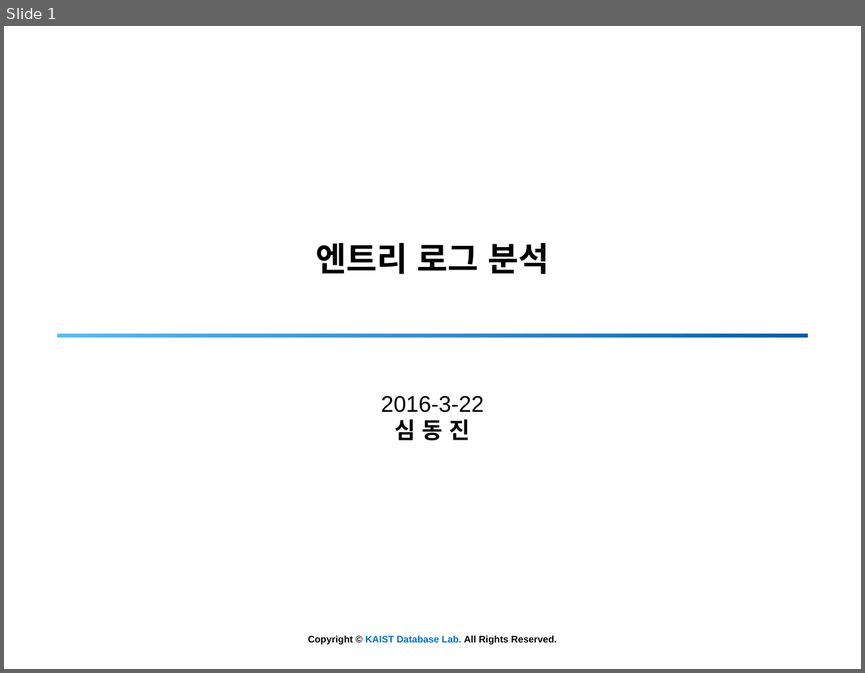
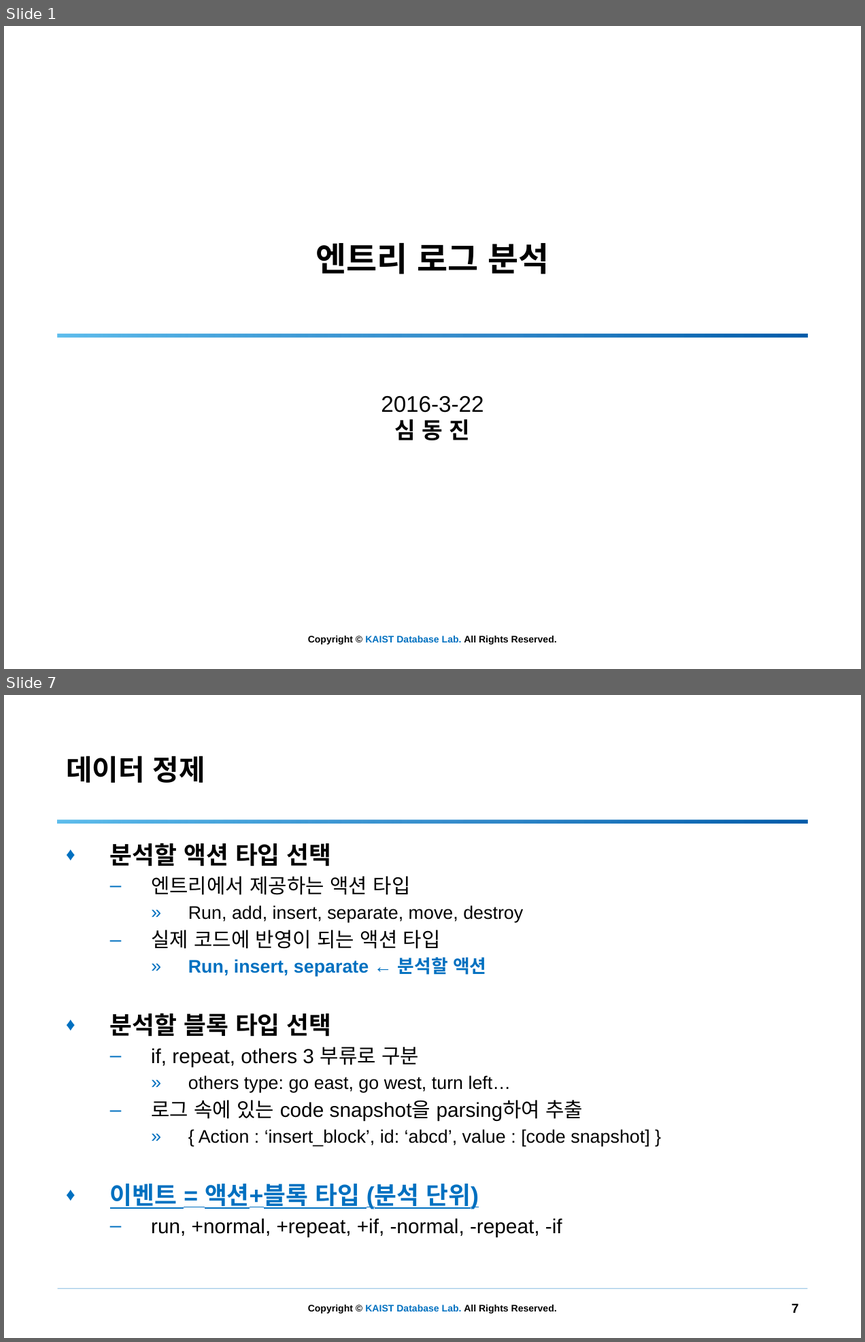
Before and after one commit to simdj/entry_log_analysis, a slide deck: 160322 로그분석.pptx. Shown one above the other, each under a label of ours: slide 1 before the commit, slides 1 and 7 after it; the slides between them are not shown. The pictures are 865x673 and 865x1342 pixels, drawn with LibreOffice and Linux fonts; fonts in the diff are those of the drawing; background and template pictures are left out. Boxes give left, top, right and bottom in pixels: in the first picture for what was removed or moved away, otherwise in the second. Text is boxed around its words. In the diff, an @@ line names an element or a change of style, - is before the commit and + after.

```diff
--- a/160322 로그분석.pptx
+++ b/160322 로그분석.pptx
@@ slide 7 added at (x1=4, y1=695, x2=861, y2=1338), background #FFFFFF; not listed: 1 template element that a slide beside it also shows @@
@@ title added at (x1=66, y1=756, x2=205, y2=783), 30 pt, text #000000, bold, small capitals @@
+데이터 정제
@@ rectangle added at (x1=57, y1=820, x2=807, y2=824), fill gradient #5FBEED to #0070C0 to #015CAA @@
@@ text added at (x1=110, y1=843, x2=649, y2=1237), 15.3 pt, text #000000 @@
+♦ 분석할 액션 타입 선택
+  – 엔트리에서 제공하는 액션 타입
+    » Run, add, insert, separate, move, destroy
+  – 실제 코드에 반영이 되는 액션 타입
+    » Run, insert, separate ← 분석할 액션
+♦ 분석할 블록 타입 선택
+  – if, repeat, others 3 부류로 구분
+    » others type: go east, go west, turn left…
+  – 로그 속에 있는 code snapshot을 parsing하여 추출
+    » { Action : ‘insert_block’, id: ‘abcd’, value : [code snapshot] }
+♦ 이벤트 = 액션+블록 타입 (분석 단위)
+  – run, +normal, +repeat, +if, -normal, -repeat, -if
@@ line added from (57, 1288) to (808, 1288), #0070C0 0.25 pt @@
@@ page number added at (x1=791, y1=1303, x2=799, y2=1312), 11 pt, text #000000, bold @@
+7
```
Also in this commit, not shown: 7 slides changed, 24 other slides added, 5 slides removed, 14 other files.
